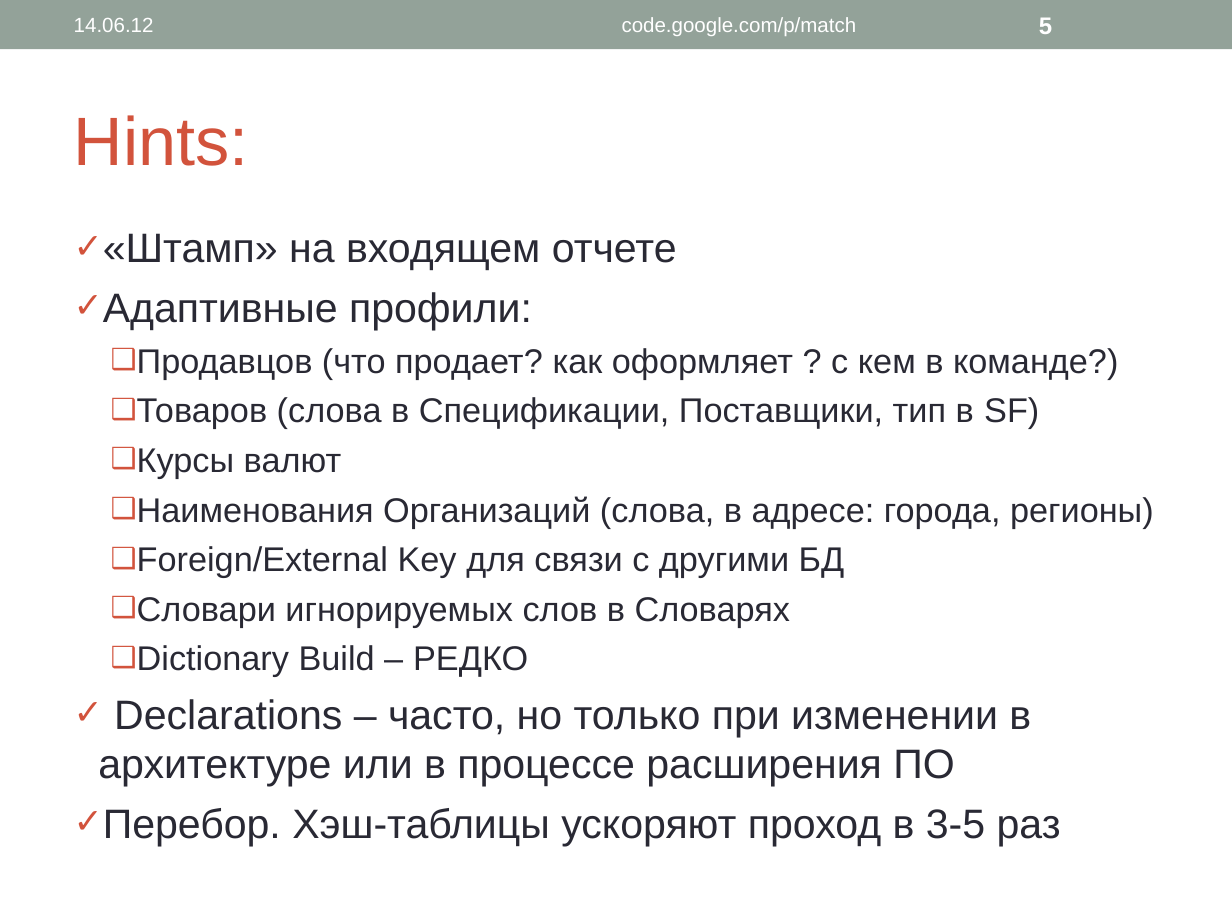
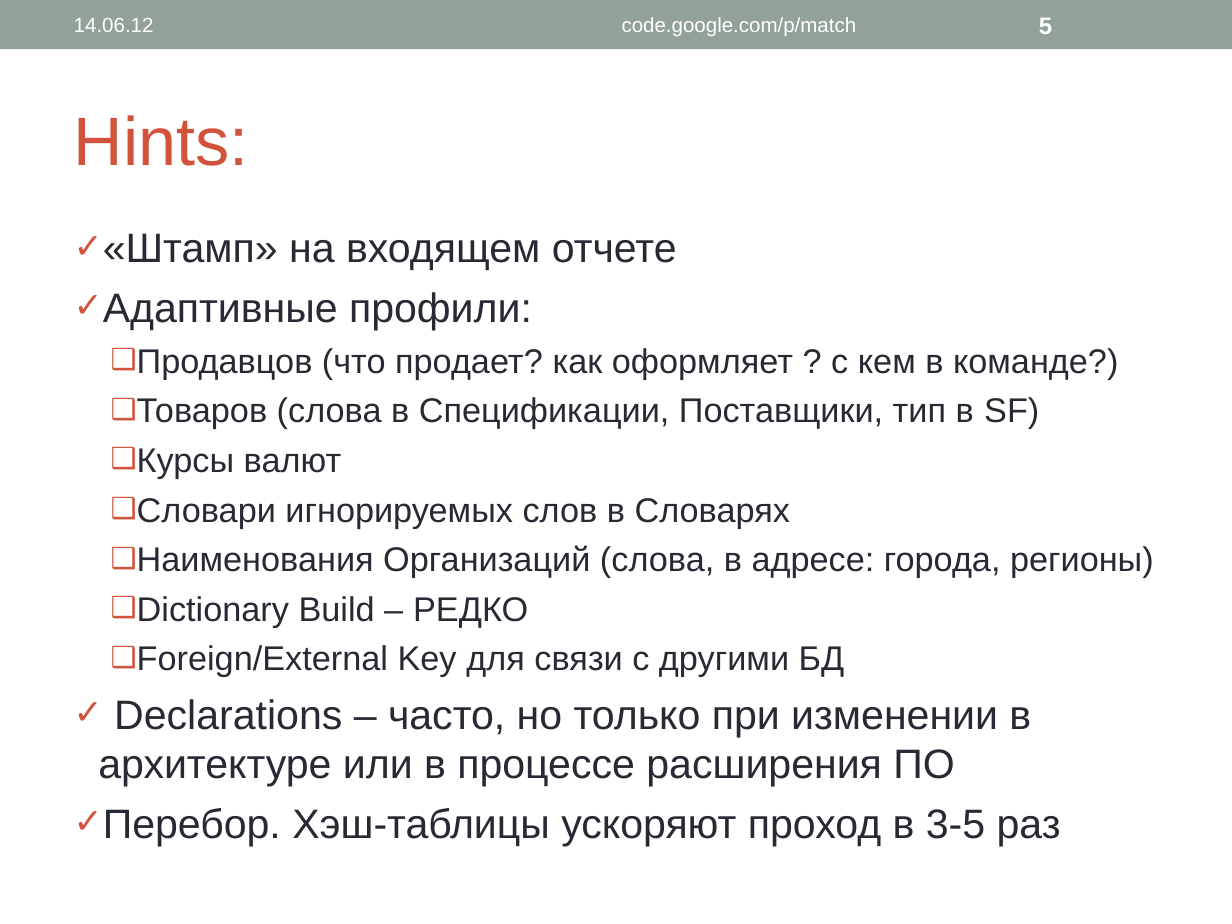
Before and after one commit to PavelKhrapkin/match, a slide deck: slide 5 of wiki/match.ppt. Drawn at 1232x924 pixels with LibreOffice and Linux fonts; fonts in the diff are those of the drawing. Boxes give left, top, right and bottom in pixels: in the first picture for what was removed or moved away, otherwise in the second. Text is boxed around its words. In the diff, an @@ line names an element or a change of style, - is before the commit and + after.

```diff
--- a/wiki/match.ppt
+++ b/wiki/match.ppt
@@ text at (x1=137, y1=498, x2=790, y2=528): paragraph added @@
+  ❑ Словари игнорируемых слов в Словарях
@@ text at (x1=137, y1=596, x2=528, y2=627): paragraph added @@
+  ❑ Dictionary Build – РЕДКО
@@ text at (x1=137, y1=597, x2=790, y2=677): paragraphs removed @@
-  ❑ Словари игнорируемых слов в Словарях
-  ❑ Dictionary Build – РЕДКО
```
Also in this commit, not shown: 4 other slides changed.
